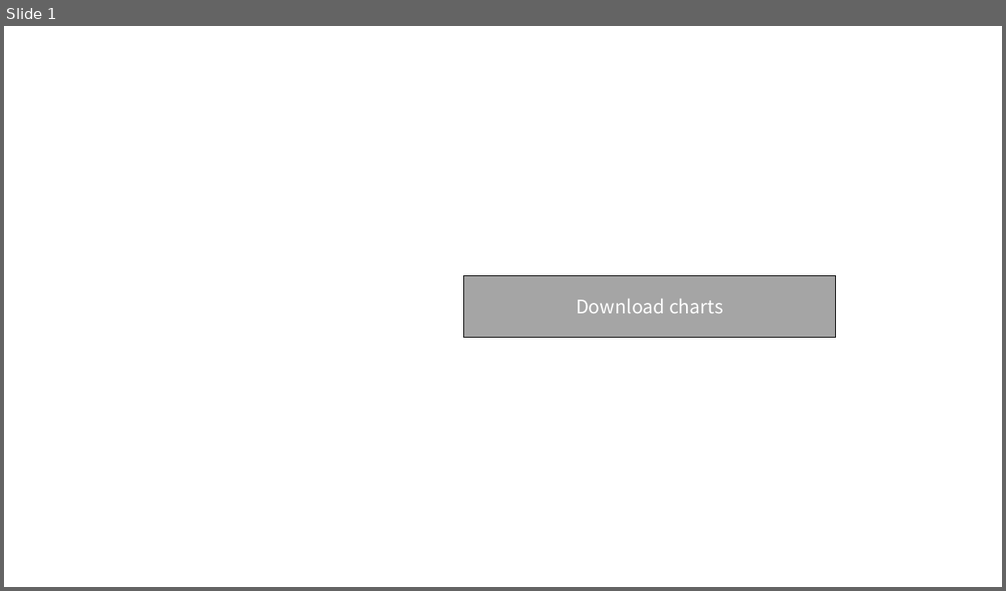
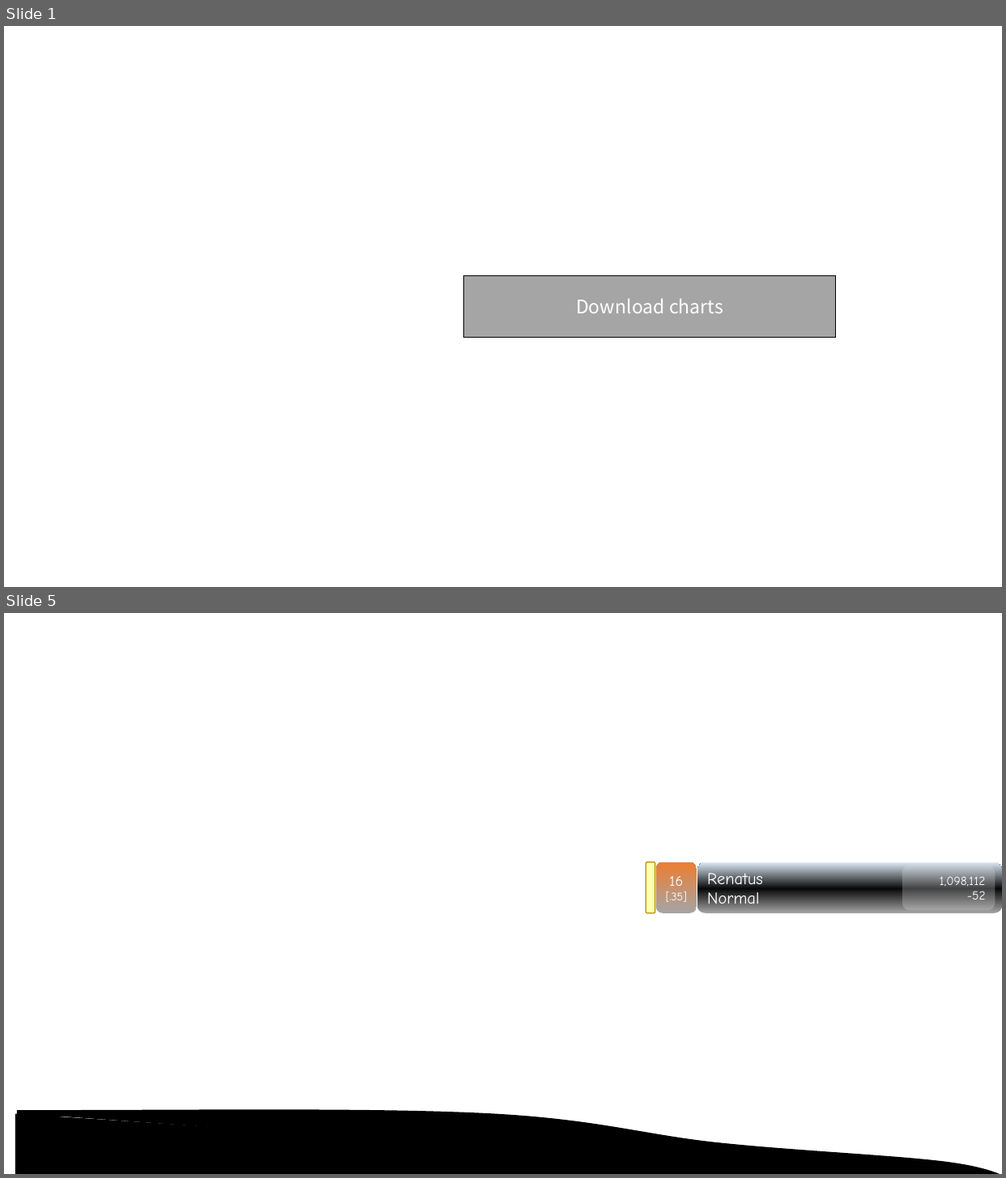
Before and after one commit to hndada/gosu, a slide deck: gosu-ui.pptx. Shown one above the other, each under a label of ours: slide 1 before the commit, slides 1 and 5 after it; the slides between them are not shown. The pictures are 1006x591 and 1006x1178 pixels, drawn with LibreOffice and Linux fonts; fonts in the diff are those of the drawing. Boxes give left, top, right and bottom in pixels: in the first picture for what was removed or moved away, otherwise in the second. Text is boxed around its words. In the diff, an @@ line names an element or a change of style, - is before the commit and + after.

```diff
--- a/gosu-ui.pptx
+++ b/gosu-ui.pptx
@@ slide 5 added at (4,613,1002,1174), background #FFFFFF @@
@@ rounded rectangle added at (646,862,655,914), fill #FFFF00 at 28% opacity, outline #BD8E00 1 pt @@
@@ rounded rectangle added at (656,862,697,914), fill gradient #A5A5A5 to #ED7D31, 11 pt, text #FFFFFF @@
+16
+[.35]
@@ rounded rectangle added at (697,862,1002,914), fill gradient #A5A5A5 to #080808 to #DEEBF7, 16 pt, text #FFFFFF @@
+Renatus
+Normal
@@ rounded rectangle added at (902,865,995,911), fill #DDDDDD at 28% opacity, 12 pt, text #FFFFFF @@
+1,098,112
+-52
@@ triangle added at (16,1114,1002,1174), fill #000000, outline #000000 1 pt @@
@@ freeform shape added at (17,1113,1002,1174), fill #000000, outline #000000 6 pt @@
```
Also in this commit, not shown: 3 other slides added.
